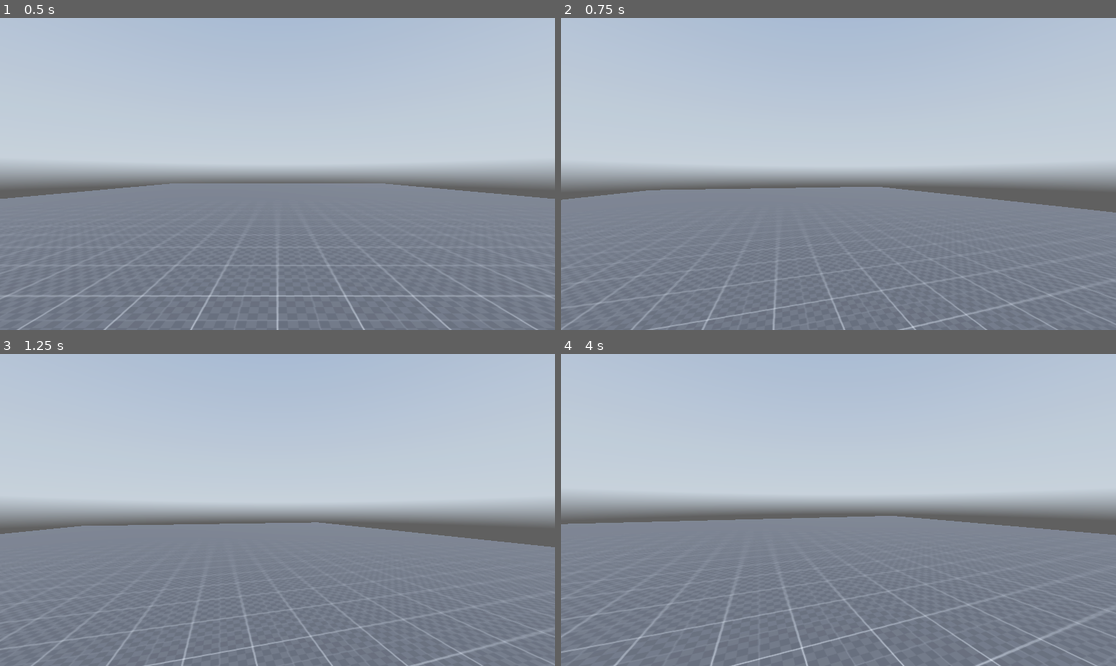
Above: before the commit, frames 1-4 (two rows, left to right).
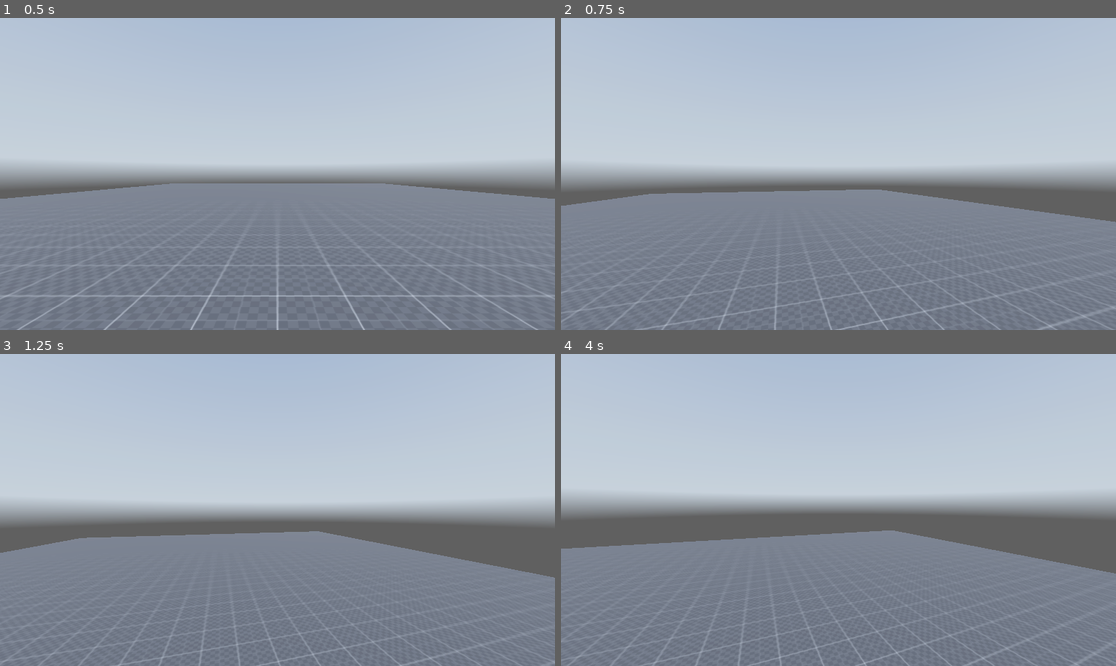
Above: after the commit, the same moments.

Repository: FahadHameed89/GodotPlayground3D
Game: Godot game, scene res://Scenes/world.tscn
The game is run twice, just before and just after one commit, with the same random seed, the same clock (stepped at 60 frames per second) and the same inputs. The project has no main scene, so this scene is started directly. A sky picture missing from this copy of the repository is replaced by a grey-blue gradient.
Inputs (mouse positions are in pixels of both pictures, inside the frame that each line leads up to):
- Up to frame 1 (0.5 s): no input
- Up to frame 2 (0.75 s): tap Enter (ui_accept) at 0.5 s; move the mouse to (866, 174) at 0.52 s; hold W (forward) from 0.53 s (still down); hold Ctrl (crouch) from 0.53 s (still down)
- Up to frame 3 (1.25 s): keep holding W (forward); keep holding Ctrl (crouch); tap Enter (ui_accept) at 0.77, 1.07 s; tap Alt (free_look) at 0.8 s
- Up to frame 4 (4 s): keep holding W (forward); move the mouse to (810, 510) at 1.27 s; release Ctrl (crouch) at 1.28 s; tap Alt (free_look) at 1.35, 3.05 s; tap Enter (ui_accept) at 1.52, 1.55, 1.82, 2.1, 3.02, 3.32, 3.77, 3.8 s; move the mouse to (849, 503) at 2.02 s; hold Ctrl (crouch) 2.03-2.78 s; move the mouse to (832, 516) at 2.77 s; tap Ctrl (crouch) at 2.85 s; move the mouse to (877, 513) at 3.52 s; hold Alt (free_look) from 3.53 s (still down)

Frame 1 is identical in both runs. In frame 2, 3.0% of the frame differs, in the area x 0-100%, y 54-100%; in frame 3, 6.2%; in frame 4, 8.9%, in the area x 0-100%, y 51-100%.

Commit message:
added slide camera tilt
new bug, jump boost is broken when implementing jump slide. For now, leave in jump slide since it's more fun than jump boost

Diff:
--- a/Scripts/player.gd
+++ b/Scripts/player.gd
@@ -28,11 +28,11 @@
 var slide_timer_max = 1.2
 var slide_vector = Vector2.ZERO
 var slide_speed = 12.0
-var slide_jump_velocity = 9.0 #will override jump_velocity while sliding
+var slide_jump_velocity = 7.0 #will override jump_velocity while sliding
 
 # Player Movement Variables
-@export var jump_velocity = 4.5
-@export var base_jump_velocity = 4.5
+@export var jump_velocity = 7.0
+@export var base_jump_velocity = 7.0
 var lerp_speed = 10.0 #used to change the speed of the player
 var crouching_depth = -0.4 #How much the height changes when crouching
 var free_look_tilt_amount = -5
@@ -68,7 +68,8 @@
 	# Handle Movement State
 
 	# Crouching
-	if Input.is_action_pressed("crouch"):
+
+	if Input.is_action_pressed("crouch") || sliding:
 		current_speed = crouching_speed
 		head.position.y = lerp(head.position.y, crouching_depth, delta*lerp_speed)
 		standing_collision_shape.disabled = true
@@ -113,7 +114,11 @@
 # Handle Free Looking
 	if Input.is_action_pressed("free_look") || sliding:
 		free_looking = true
-		camera_3d.rotation.z = deg_to_rad(neck.rotation.y*free_look_tilt_amount)
+
+		if sliding:
+			camera_3d.rotation.z = lerp(camera_3d.rotation.z, deg_to_rad(5), delta*lerp_speed)
+		else:
+			camera_3d.rotation.z = deg_to_rad(neck.rotation.y*free_look_tilt_amount)
 	else:
 		free_looking = false
 		neck.rotation.y = lerp(neck.rotation.y, 0.0, delta*lerp_speed)
@@ -127,15 +132,20 @@
 			sliding = false
 			print ("Slide end")
 			free_looking = false
-			jump_velocity = base_jump_velocity
+			#jump_velocity = base_jump_velocity
 
 	# Add the gravity.
 	if not is_on_floor():
 		velocity.y -= gravity * delta
+		jump_velocity = base_jump_velocity
+
 
 	# Handle Jump.
 	if Input.is_action_just_pressed("ui_accept") and is_on_floor():
 		velocity.y = jump_velocity
+		sliding = false
+
+
 
 	# Get the input direction and handle the movement/deceleration.
 	# As good practice, you should replace UI actions with custom gameplay actions.
@@ -150,8 +160,8 @@
 		velocity.z = direction.z * current_speed
 
 		if sliding:
-			velocity.x = direction.x * slide_timer * slide_speed
-			velocity.z = direction.z * slide_timer * slide_speed
+			velocity.x = direction.x * (slide_timer + 0.1) * slide_speed
+			velocity.z = direction.z * (slide_timer + 0.1) * slide_speed
 	else:
 		velocity.x = move_toward(velocity.x, 0, current_speed)
 		velocity.z = move_toward(velocity.z, 0, current_speed)
